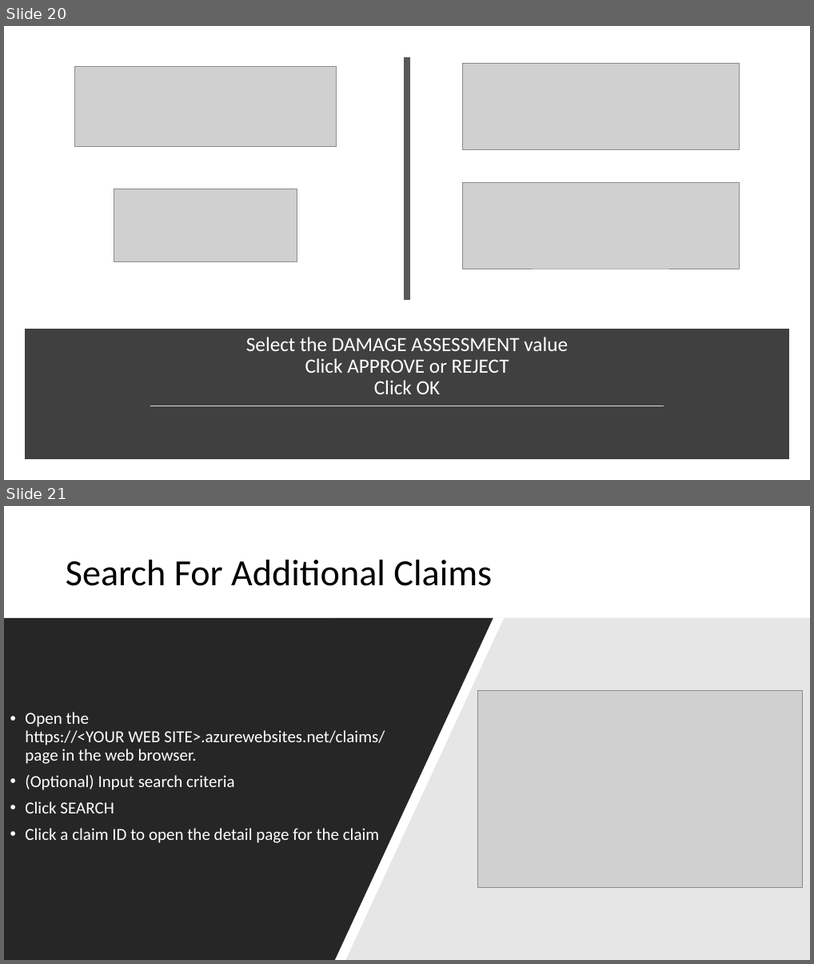
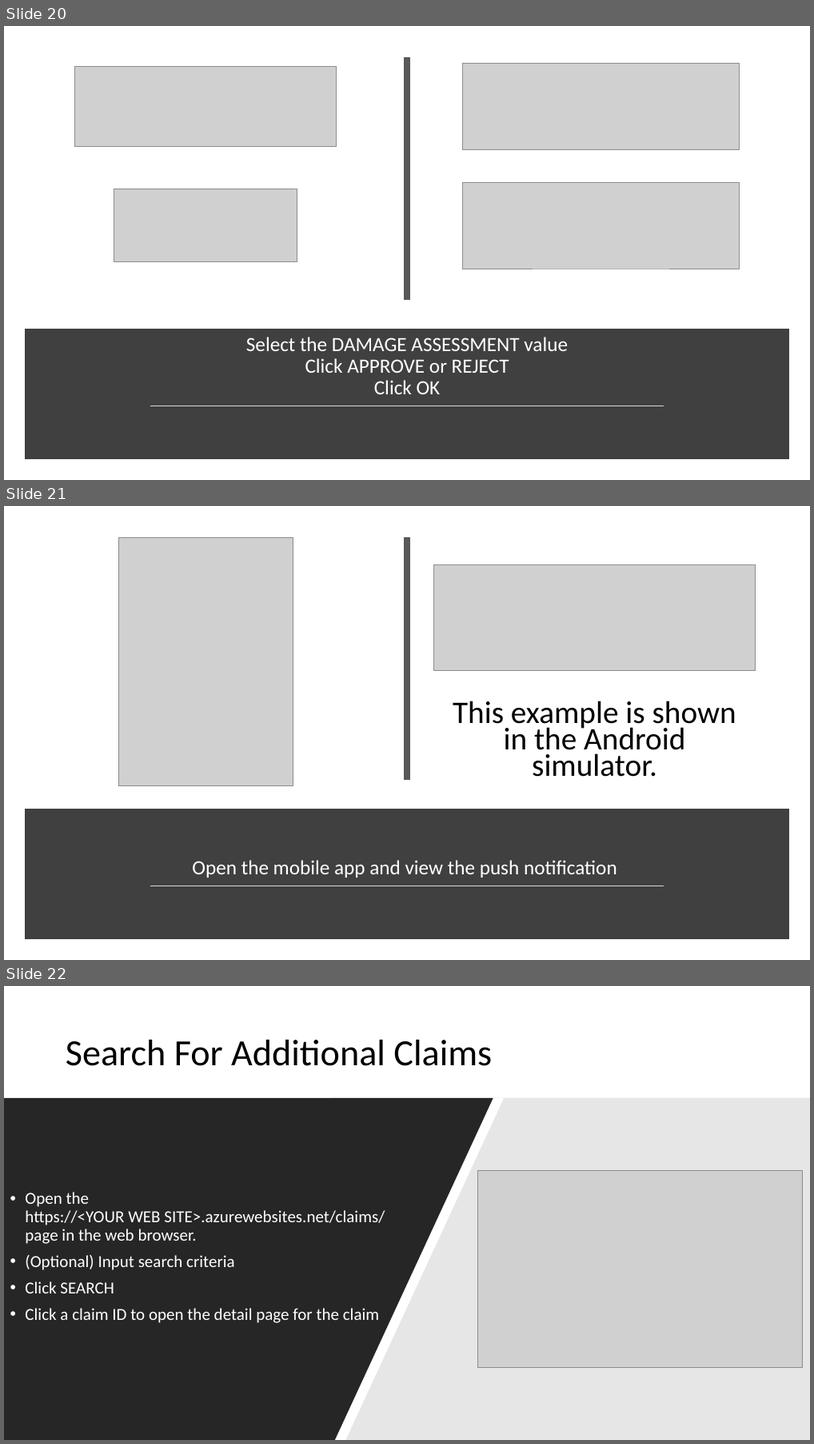
Before and after one commit to TylerLu/ContosoInsurance, a slide deck: Src/Demo Script.pptx. Shown one above the other, each under a label of ours: slides 20 and 21 before the commit, slides 20, 21 and 22 after it. The pictures are 814x964 and 814x1444 pixels, drawn with LibreOffice and Linux fonts; fonts in the diff are those of the drawing; grey boxes stand for pictures. Boxes give left, top, right and bottom in pixels: in the first picture for what was removed or moved away, otherwise in the second. Text is boxed around its words. In the diff, an @@ line names an element or a change of style, - is before the commit and + after.

```diff
--- a/Src/Demo Script.pptx
+++ b/Src/Demo Script.pptx
@@ slide 21 added at (4,506,810,960), background #FFFFFF @@
@@ picture added at (118,537,293,786) @@
@@ line added from (407, 537) to (407, 780), #595959 8 pt @@
@@ picture added at (434,564,756,671) @@
@@ text added at (453,700,737,776), 37.4 pt, text #000000 @@
+This example is shown in the Android simulator.
@@ rectangle added at (29,812,786,935), fill #404040, outline #404040 10 pt @@
@@ title added at (192,860,618,877), 24 pt, text #FFFFFF @@
+Open the mobile app and view the push notification
@@ line added from (150, 886) to (665, 886), #D9D9D9 1.75 pt @@
@@ what was slide 21 is now slide 22 @@
```
Also in this commit, not shown: 3 other files.
